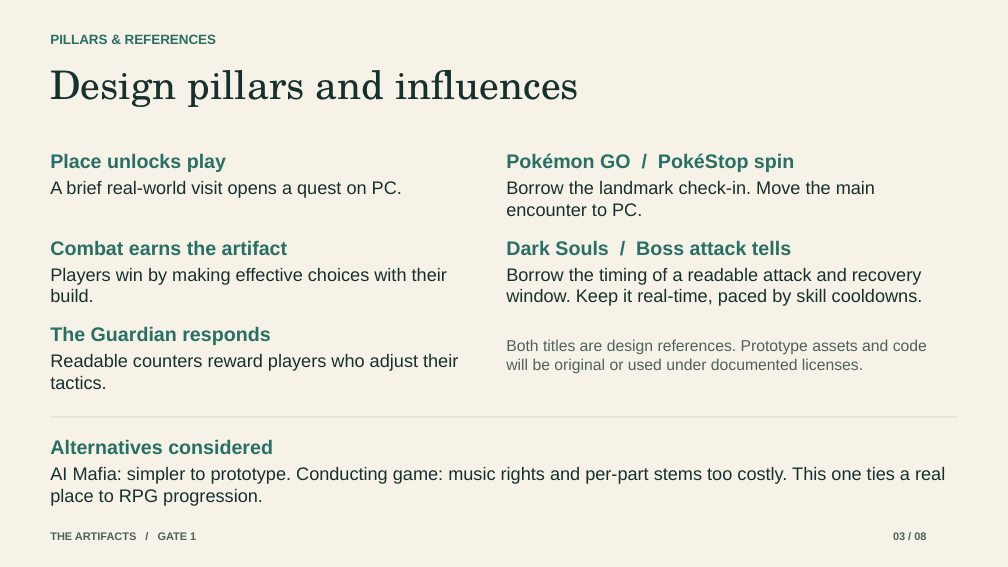
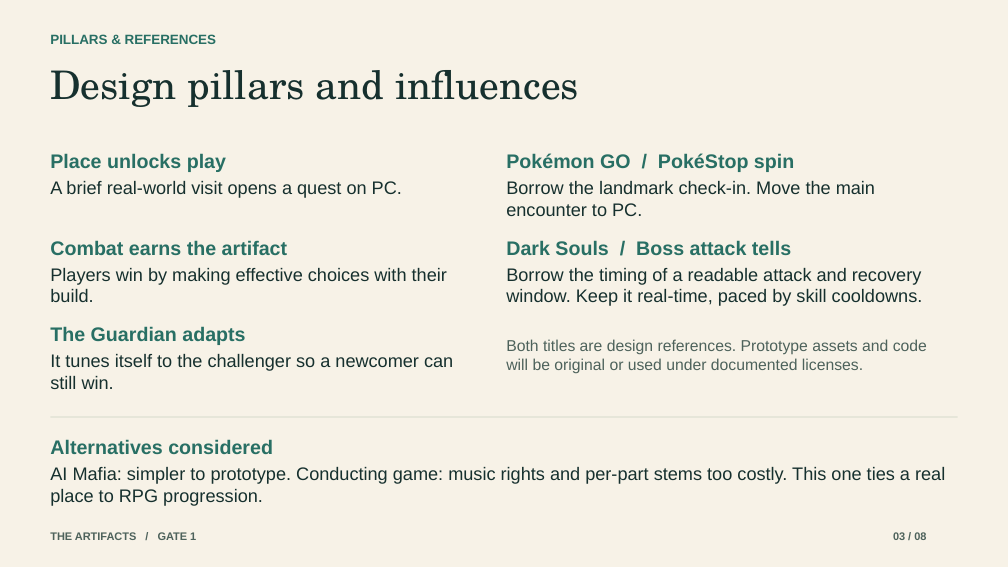
Before and after one commit to SM5858/the-artifacts, a slide deck: slide 3 of deck/The Artifacts - G1.pptx. Drawn at 1008x567 pixels with LibreOffice and Linux fonts; fonts in the diff are those of the drawing. Boxes give left, top, right and bottom in pixels: in the first picture for what was removed or moved away, otherwise in the second. Text is boxed around its words. In the diff, an @@ line names an element or a change of style, - is before the commit and + after.

```diff
--- a/deck/The Artifacts - G1.pptx
+++ b/deck/The Artifacts - G1.pptx
@@ text at <box>50,326,245,345</box>: text changed @@
-The Guardian responds
+The Guardian adapts
@@ text at <box>50,354,453,389</box>: text changed @@
-Readable counters reward players who adjust their tactics.
+It tunes itself to the challenger so a newcomer can still win.
```
Also in this commit, not shown: 5 other slides changed, 3 other files.
